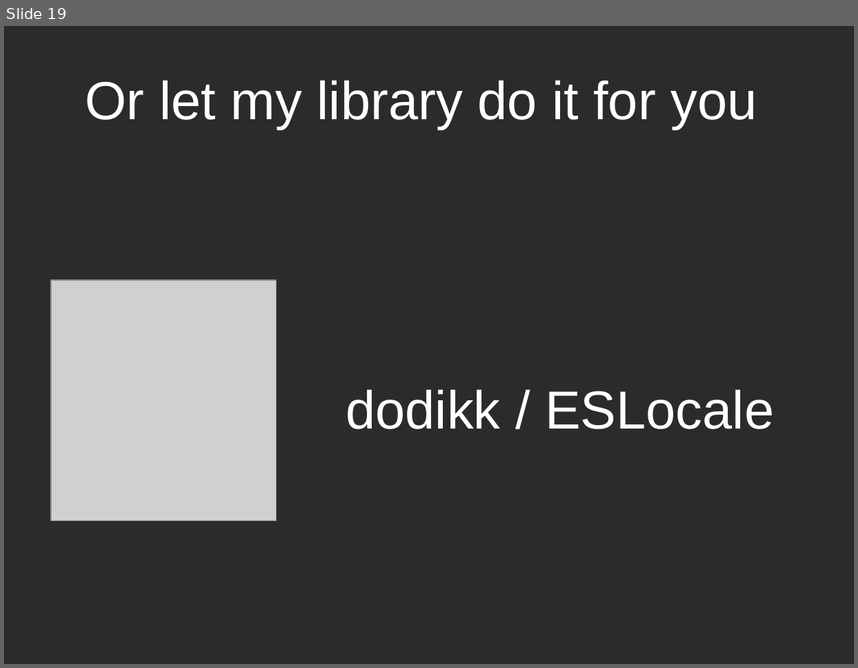
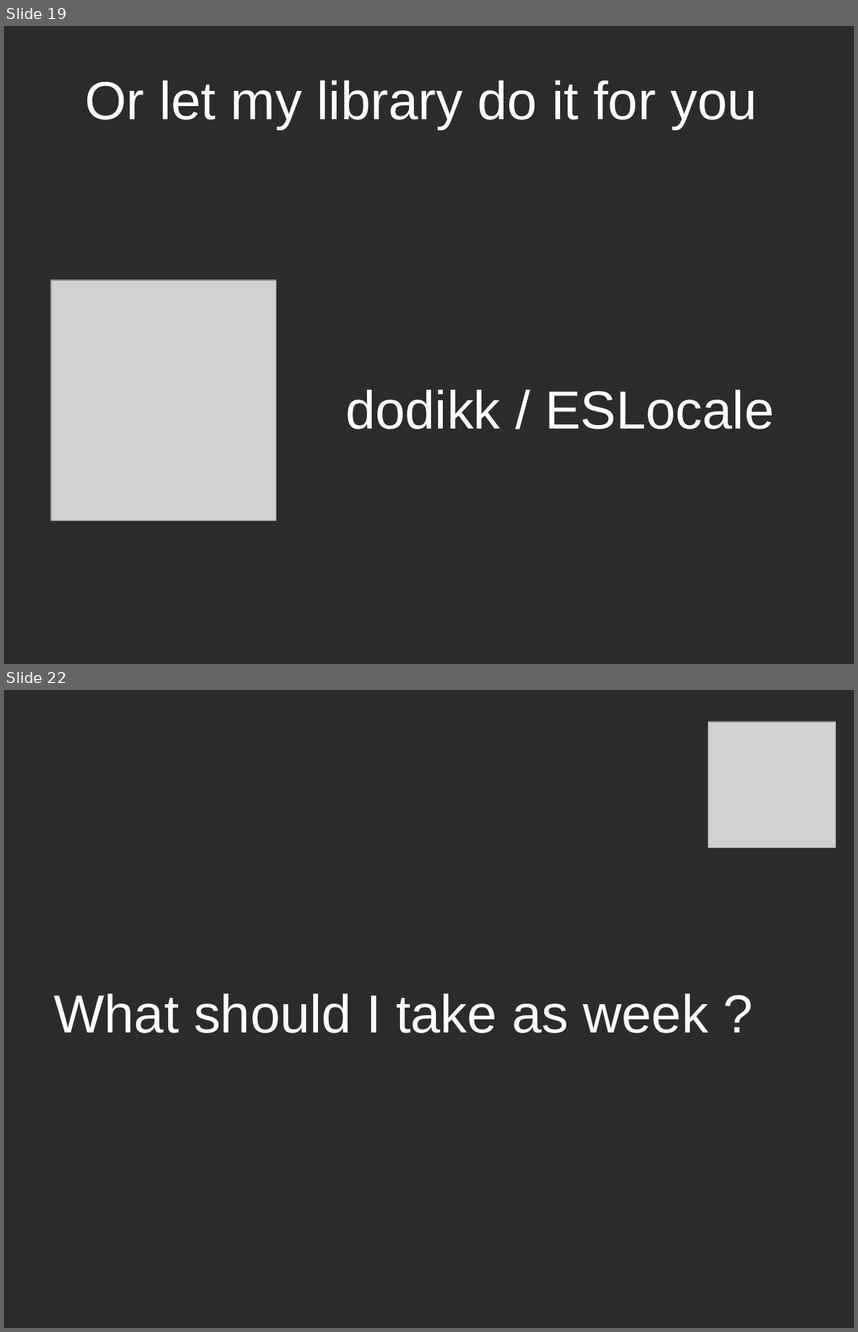
Before and after one commit to dodikk/ESLocale, a slide deck: article/slides/CalendarSqlite.odp. Shown one above the other, each under a label of ours: slide 19 before the commit, slides 19 and 22 after it; the slides between them are not shown. The pictures are 858x668 and 858x1332 pixels, drawn with LibreOffice and Linux fonts; fonts in the diff are those of the drawing; grey boxes stand for pictures; background and template pictures are left out; a plain dark background stands for a picture behind light text. Boxes give left, top, right and bottom in pixels: in the first picture for what was removed or moved away, otherwise in the second. Text is boxed around its words. In the diff, an @@ line names an element or a change of style, - is before the commit and + after.

```diff
--- a/article/slides/CalendarSqlite.odp
+++ b/article/slides/CalendarSqlite.odp
@@ slide 22 added at <box>4,690,854,1328</box>, background picture (left out) @@
@@ picture added at <box>708,722,835,848</box> @@
@@ text added at <box>54,993,708,1033</box>, 50 pt, text #FFFFFF @@
+What should I take as week ?
```
Also in this commit, not shown: 4 slides changed, 7 other slides added, 3 slides removed, 1 other file.
